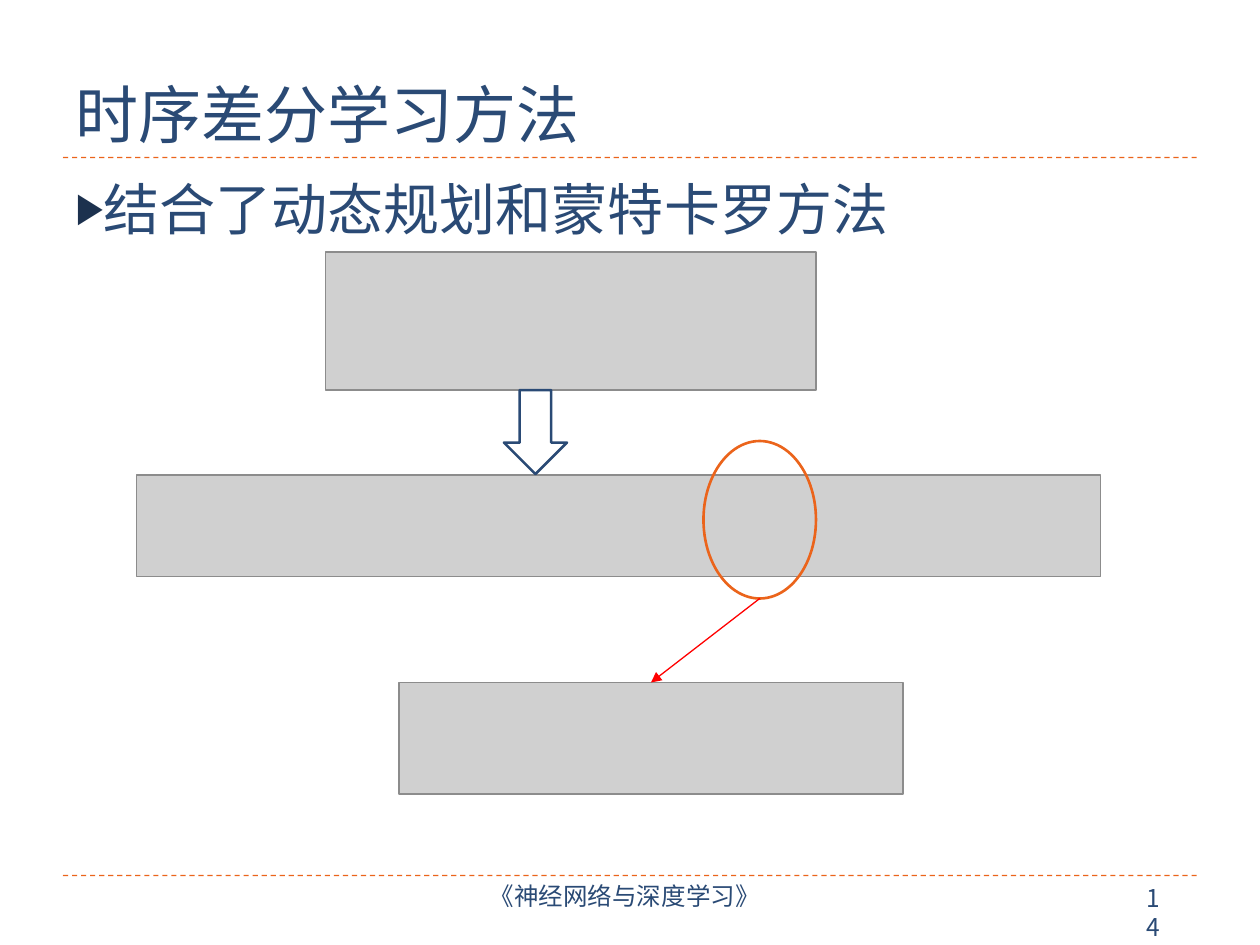
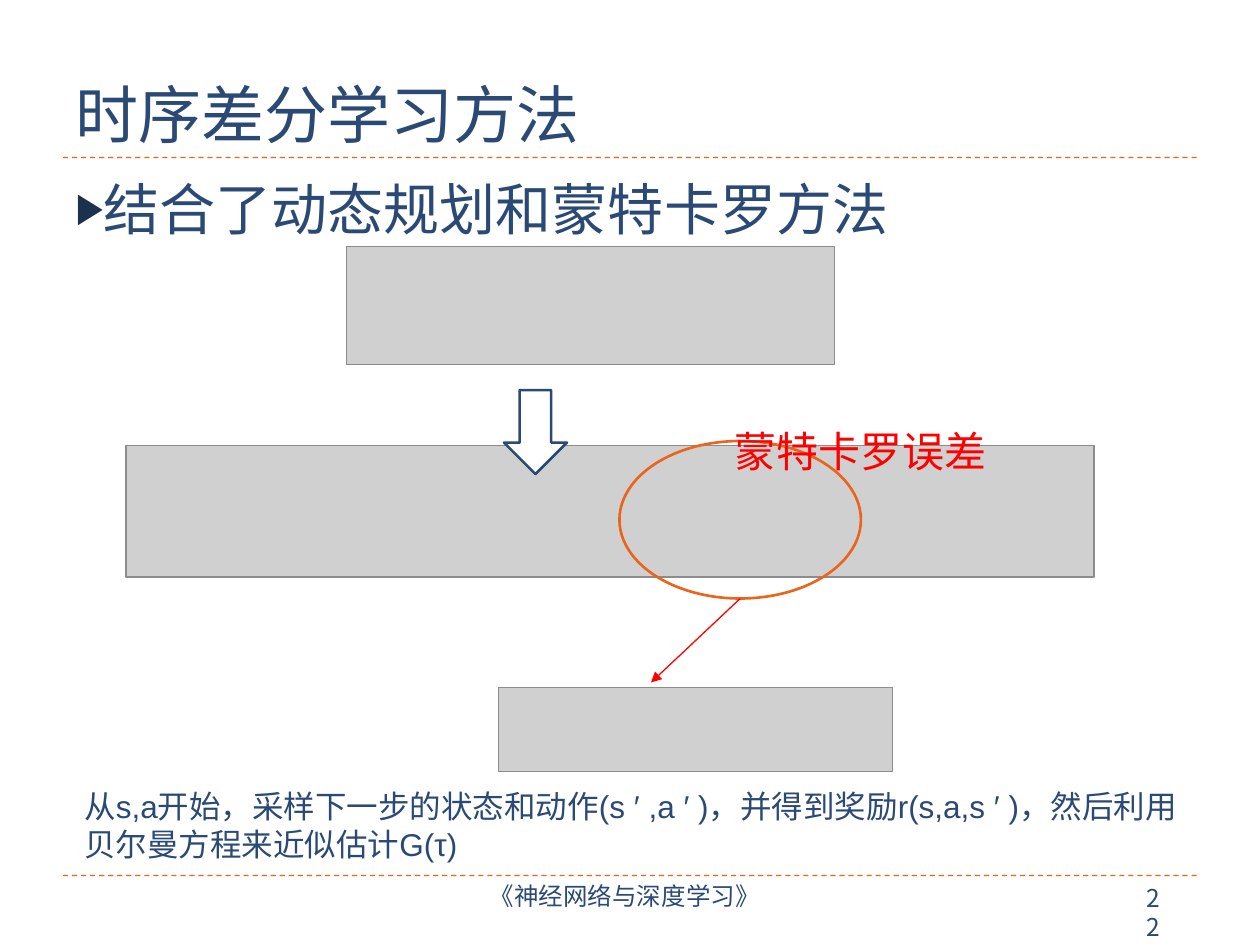
Before and after one commit to nndl/nndl.github.io, a slide deck: slide 22 of ppt/chap-深度强化学习.pptx (slide 14 before the commit). Drawn at 1260x945 pixels with LibreOffice and Linux fonts; fonts in the diff are those of the drawing; grey boxes stand for pictures. Boxes give left, top, right and bottom in pixels: in the first picture for what was removed or moved away, otherwise in the second. Text is boxed around its words. In the diff, an @@ line names an element or a change of style, - is before the commit and + after.

```diff
--- a/ppt/chap-深度强化学习.pptx
+++ b/ppt/chap-深度强化学习.pptx
@@ picture: place and size @@
-picture at [325, 252, 815, 391]
+picture at [346, 246, 834, 364]
@@ picture: place and size @@
-picture at [136, 475, 1100, 577]
+picture at [126, 445, 1094, 577]
@@ ellipse: place and size @@
-ellipse at [703, 441, 815, 598]
+ellipse at [620, 441, 862, 598]
@@ text added at [735, 425, 987, 478], 24 pt, text #FF0000 @@
+蒙特卡罗误差
@@ arrow moved from (760, 598) - (651, 683) to (741, 598) - (651, 683) @@
@@ picture: place and size @@
-picture at [399, 683, 903, 795]
+picture at [499, 688, 892, 772]
@@ text added at [84, 791, 1177, 863], 18 pt, text #2A4A75 @@
+从s,a开始，采样下一步的状态和动作(s ′ ,a ′ )，并得到奖励r(s,a,s ′ )，然后利用贝尔曼方程来近似估计G(τ)
@@ page number at [1134, 877, 1186, 920]: text changed @@
-14
+22
```
Also in this commit, not shown: 11 other slides changed, 18 slides added, 4 slides removed, 2 other files.
